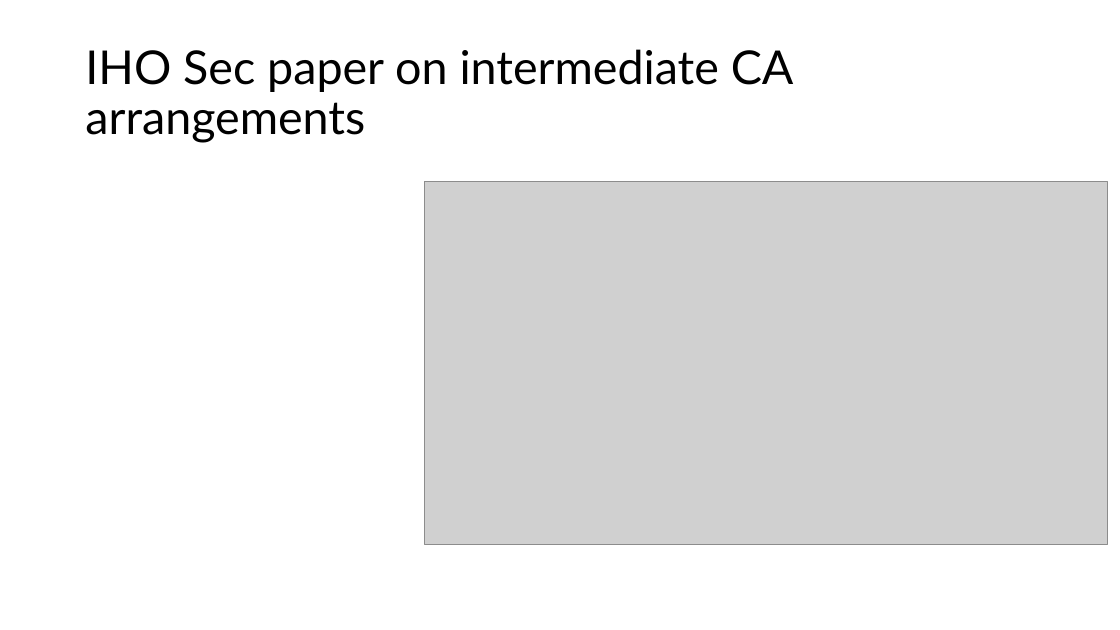
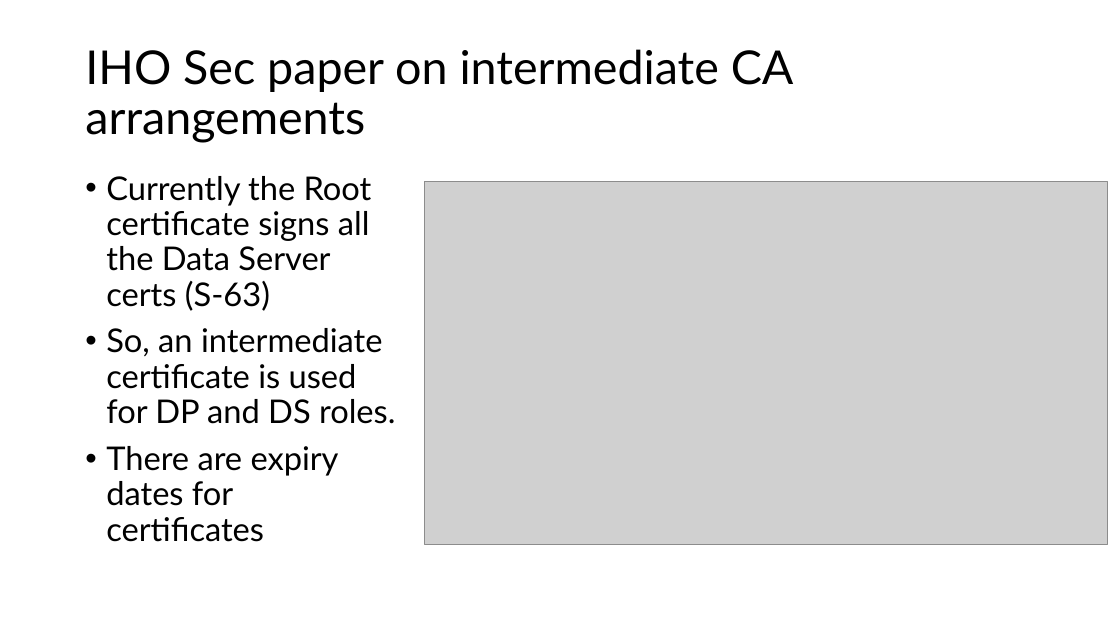
Before and after one commit to iho-ohi/98-interoperability, a slide deck: slide 12 of documents/3.0.0/s98Mtg_july2026.pptx. Drawn at 1120x630 pixels with LibreOffice and Linux fonts; fonts in the diff are those of the drawing; grey boxes stand for pictures. Boxes give left, top, right and bottom in pixels: in the first picture for what was removed or moved away, otherwise in the second. Text is boxed around its words. In the diff, an @@ line names an element or a change of style, - is before the commit and + after.

```diff
--- a/documents/3.0.0/s98Mtg_july2026.pptx
+++ b/documents/3.0.0/s98Mtg_july2026.pptx
@@ text added at (106, 176, 395, 542), 28 pt, text #000000 @@
+• Currently the Root certificate signs all the Data Server certs (S-63)
+• So, an intermediate certificate is used for DP and DS roles.
+• There are expiry dates for certificates
```
Also in this commit, not shown: 5 other slides changed, 3 other files.
